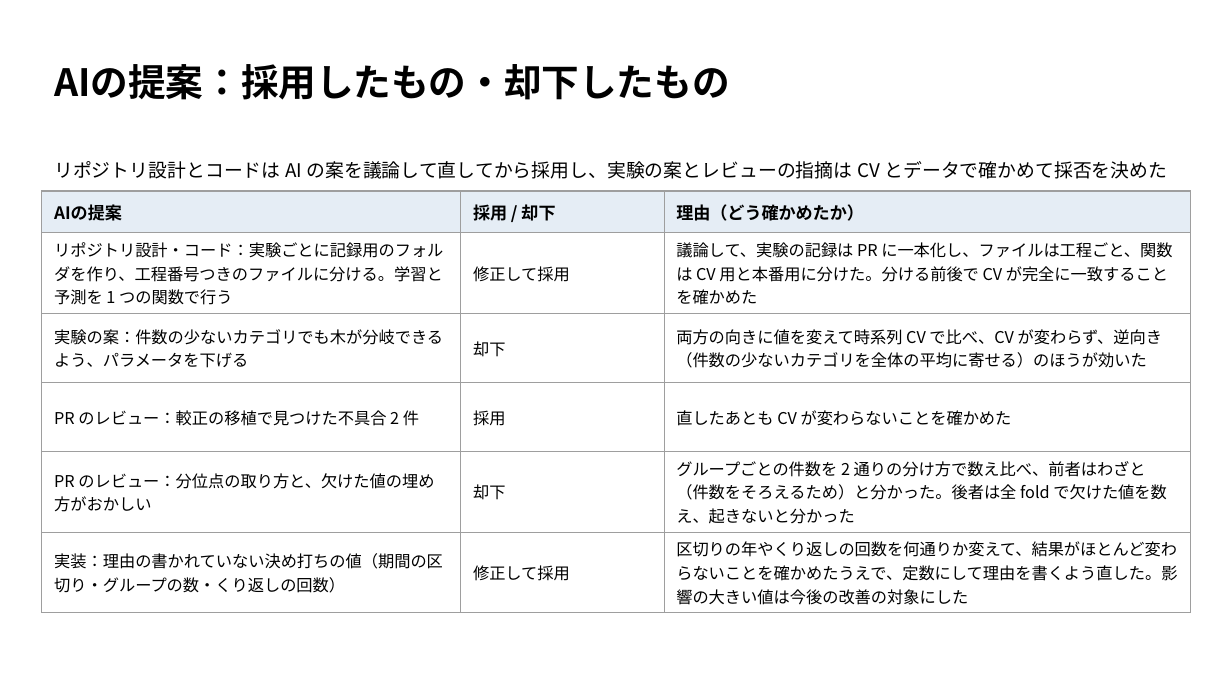
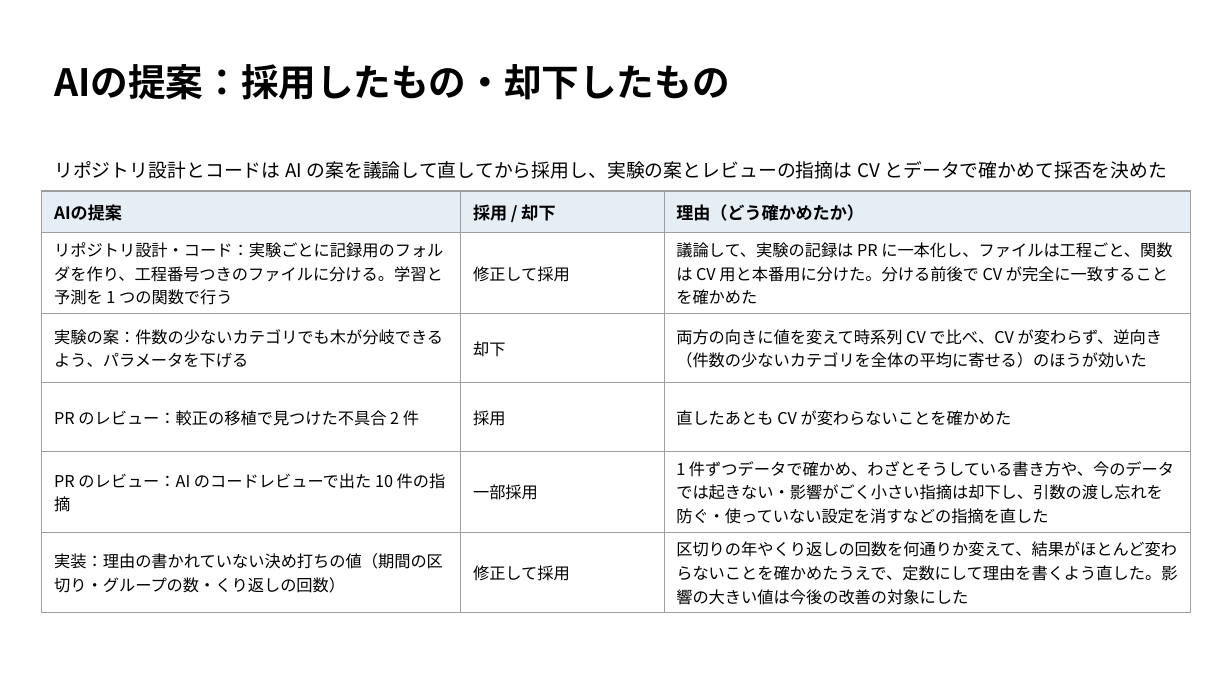
Before and after one commit to TaisukeFujise/condominium-price-pred, a slide deck: slide 4 of slides/midterm/midterm.pptx. Drawn at 1232x693 pixels with LibreOffice and Linux fonts; fonts in the diff are those of the drawing. Boxes give left, top, right and bottom in pixels: in the first picture for what was removed or moved away, otherwise in the second. Text is boxed around its words. In the diff, an @@ line names an element or a change of style, - is before the commit and + after.

```diff
--- a/slides/midterm/midterm.pptx
+++ b/slides/midterm/midterm.pptx
@@ table at box(42, 191, 1190, 609) @@
-row 5: PR のレビュー：分位点の取り方と、欠けた値の埋め方がおかしい | 却下 | グループごとの件数を 2 通りの分け方で数え比べ、前者はわざと（件数をそろえるため）と分かった。後者は全 fold で欠けた値を数え、起きないと分かった
+row 5: PR のレビュー：AI のコードレビューで出た 10 件の指摘 | 一部採用 | 1 件ずつデータで確かめ、わざとそうしている書き方や、今のデータでは起きない・影響がごく小さい指摘は却下し、引数の渡し忘れを防ぐ・使っていない設定を消すなどの指摘を直した
```
Also in this commit, not shown: 2 other files.
